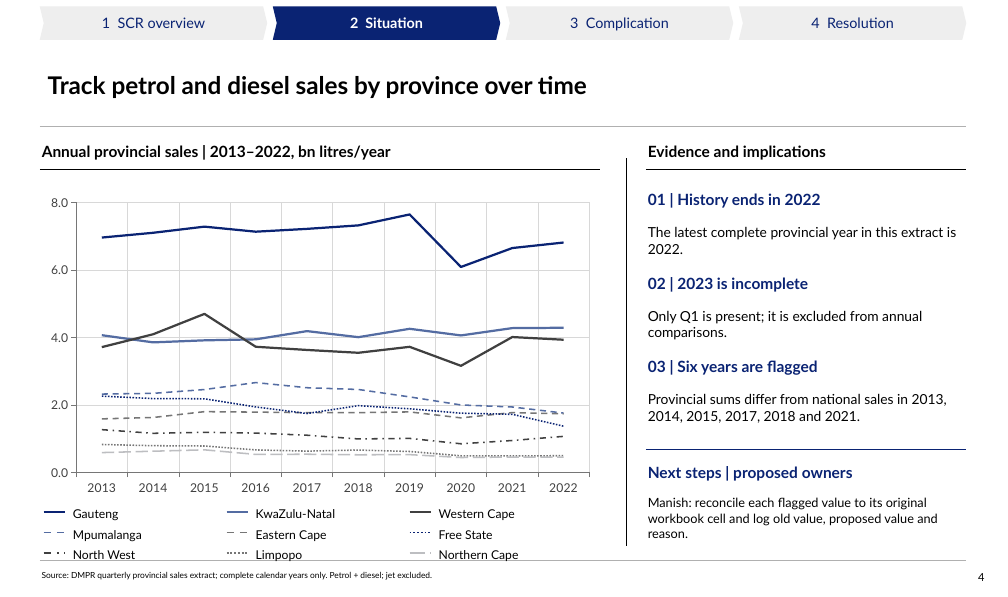
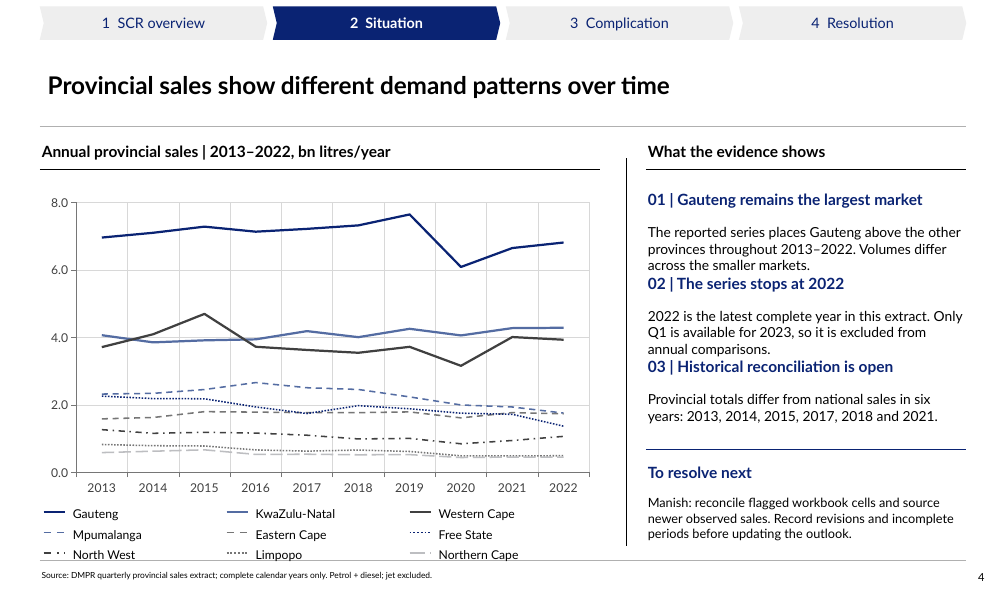
Before and after one commit to Africa-International-Advisors/liquid_fuels_model, a slide deck: slide 4 of pptx/output/delivered/Vopak_Week1_Analytical_Pack_2026_10_06.pptx. Drawn at 1008x597 pixels with LibreOffice and Linux fonts; fonts in the diff are those of the drawing; background and template pictures are left out. Boxes give left, top, right and bottom in pixels: in the first picture for what was removed or moved away, otherwise in the second. Text is boxed around its words. In the diff, an @@ line names an element or a change of style, - is before the commit and + after.

```diff
--- a/pptx/output/delivered/Vopak_Week1_Analytical_Pack_2026_10_06.pptx
+++ b/pptx/output/delivered/Vopak_Week1_Analytical_Pack_2026_10_06.pptx
@@ title at <box>48,76,670,98</box>: text changed @@
-Track petrol and diesel sales by province over time
+Provincial sales show different demand patterns over time
@@ text at <box>648,145,825,157</box>: text changed @@
-Evidence and implications
+What the evidence shows
@@ text at <box>648,193,922,208</box>: text changed @@
-01 | History ends in 2022
+01 | Gauteng remains the largest market
@@ text at <box>648,226,961,270</box>: text changed @@
-The latest complete provincial year in this extract is 2022.
+The reported series places Gauteng above the other provinces throughout 2013–2022. Volumes differ across the smaller markets.
@@ text at <box>648,277,844,292</box>: text changed @@
-02 | 2023 is incomplete
+02 | The series stops at 2022
@@ text at <box>648,310,963,357</box>: text changed @@
-Only Q1 is present; it is excluded from annual comparisons.
+2022 is the latest complete year in this extract. Only Q1 is available for 2023, so it is excluded from annual comparisons.
@@ text at <box>648,360,894,375</box>: text changed @@
-03 | Six years are flagged
+03 | Historical reconciliation is open
@@ text at <box>648,393,938,424</box>: text changed @@
-Provincial sums differ from national sales in 2013, 2014, 2015, 2017, 2018 and 2021.
+Provincial totals differ from national sales in six years: 2013, 2014, 2015, 2017, 2018 and 2021.
@@ text at <box>648,466,752,478</box>: text changed @@
-Next steps | proposed owners
+To resolve next
@@ text at <box>648,497,954,541</box>: text changed @@
-Manish: reconcile each flagged value to its original workbook cell and log old value, proposed value and reason.
+Manish: reconcile flagged workbook cells and source newer observed sales. Record revisions and incomplete periods before updating the outlook.
```
Also in this commit, not shown: 13 other slides changed, 6 other files.
